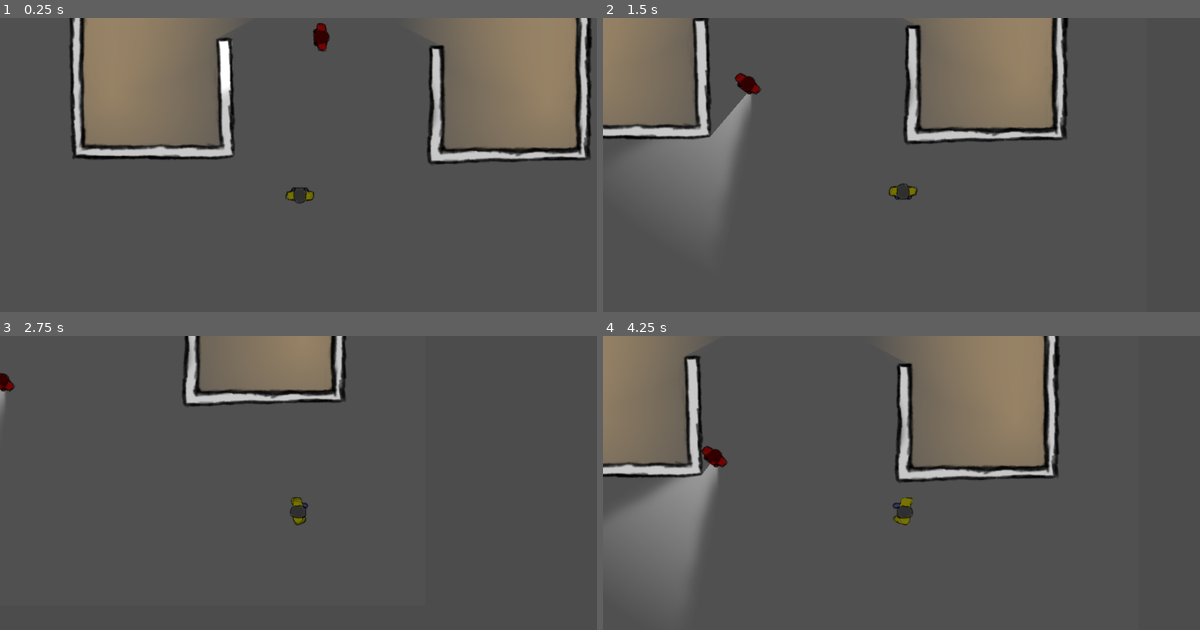
Above: before the commit, frames 1-4 (two rows, left to right).
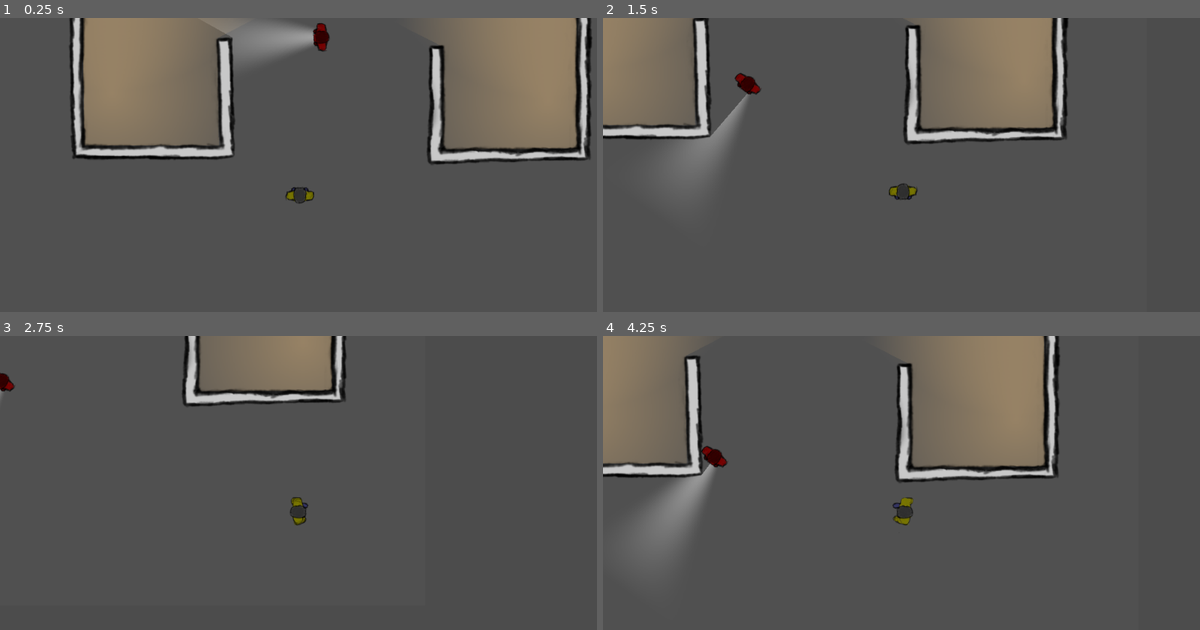
Above: after the commit, the same moments.

Repository: MilanVasko/ludum-dare-50
Game: Godot game, scene res://test_scenes/patrolling_enemies.tscn
The game is run twice, just before and just after one commit, with the same random seed, the same clock (stepped at 60 frames per second) and the same inputs. This scene is started directly instead of the project's main scene. Sound files missing from this copy of the repository are replaced by a short silence.
Inputs:
- Up to frame 1 (0.25 s): no input
- Up to frame 2 (1.5 s): hold D (right) 0.53-1.28 s; hold Shift (run) 0.53-1.28 s; hold S (down) from 1.28 s (still down); tap E (use) at 1.35 s
- Up to frame 3 (2.75 s): release S (down) at 2.03 s; hold D (right) from 2.03 s (still down); hold Shift (run) from 2.03 s (still down)
- Up to frame 4 (4.25 s): release D (right) at 2.78 s; release Shift (run) at 2.78 s; hold W (up) 2.78-3.53 s; tap E (use) at 2.85 s; hold A (left) from 3.53 s (still down); hold Shift (run) from 3.53 s (still down)

The runs differ from the first frame. In frame 1, 1.8% of the frame differs, in the area x 36-53%, y 1-26%; in frame 2, 0.9%; in frame 3, less than 0.1%; in frame 4, 1.2%.

Commit message:
Rework light cone to use a shader instead of a texture

Diff:
--- a/enemy/enemy.tscn
+++ b/enemy/enemy.tscn
@@ -1,14 +1,20 @@
-[gd_scene load_steps=8 format=2]
+[gd_scene load_steps=10 format=2]
 
 [ext_resource path="res://enemy/enemy.png" type="Texture" id=1]
 [ext_resource path="res://enemy/enemy.gd" type="Script" id=2]
-[ext_resource path="res://enemy/spot.png" type="Texture" id=3]
 [ext_resource path="res://enemy/vision_cone.gd" type="Script" id=4]
 [ext_resource path="res://enemy/patrolling_state.gd" type="Script" id=5]
+[ext_resource path="res://enemy/light_cone.gdshader" type="Shader" id=6]
 [ext_resource path="res://enemy/light.gd" type="Script" id=7]
 
 [sub_resource type="CircleShape2D" id=2]
 radius = 23.0868
+
+[sub_resource type="ShaderMaterial" id=5]
+shader = ExtResource( 6 )
+
+[sub_resource type="ViewportTexture" id=6]
+viewport_path = NodePath("Viewport")
 
 [node name="Enemy" type="KinematicBody2D" groups=["enemy"]]
 script = ExtResource( 2 )
@@ -25,6 +31,20 @@
 [node name="CollisionShape2D" type="CollisionShape2D" parent="."]
 shape = SubResource( 2 )
 
+[node name="Viewport" type="Viewport" parent="."]
+size = Vector2( 512, 1024 )
+transparent_bg = true
+hdr = false
+disable_3d = true
+usage = 0
+render_target_update_mode = 3
+gui_disable_input = true
+
+[node name="ColorRect" type="ColorRect" parent="Viewport"]
+material = SubResource( 5 )
+anchor_right = 1.0
+anchor_bottom = 1.0
+
 [node name="VisionCone" type="Area2D" parent="."]
 scale = Vector2( 1, 0.789 )
 script = ExtResource( 4 )
@@ -33,9 +53,9 @@
 polygon = PoolVector2Array( -192, -542, -25, -9, 24, -9, 195, -542 )
 
 [node name="Light2D" type="Light2D" parent="VisionCone"]
-position = Vector2( 4, -341 )
-scale = Vector2( 1.727, 1.315 )
-texture = ExtResource( 3 )
+position = Vector2( 2, -304.826 )
+scale = Vector2( 0.8125, 0.565619 )
+texture = SubResource( 6 )
 shadow_enabled = true
 script = ExtResource( 7 )
 good_color = Color( 1, 1, 1, 1 )
--- /dev/null
+++ b/enemy/light_cone.gdshader
@@ -0,0 +1,26 @@
+shader_type canvas_item;
+
+const float PI = 3.1415926535;
+
+void vertex() {
+}
+
+float cone(vec2 pos) {
+	return 1.0 - pow(abs(mix(-1.0, 1.0, pos.x)) / mix(0.15, 1.0, pos.y), 2.0);
+}
+
+float strength(vec2 pos) {
+	return pow(1.0 - pos.y, 0.5);
+}
+
+void fragment() {
+	float result = 1.0;
+	result *= cone(UV);
+	result *= strength(UV);
+
+	COLOR.a = max(result, 0.0);
+}
+
+void light() {
+	// nothing
+}
Binary file removed: enemy/spot.png
Not shown, removed: enemy/spot.png.import
